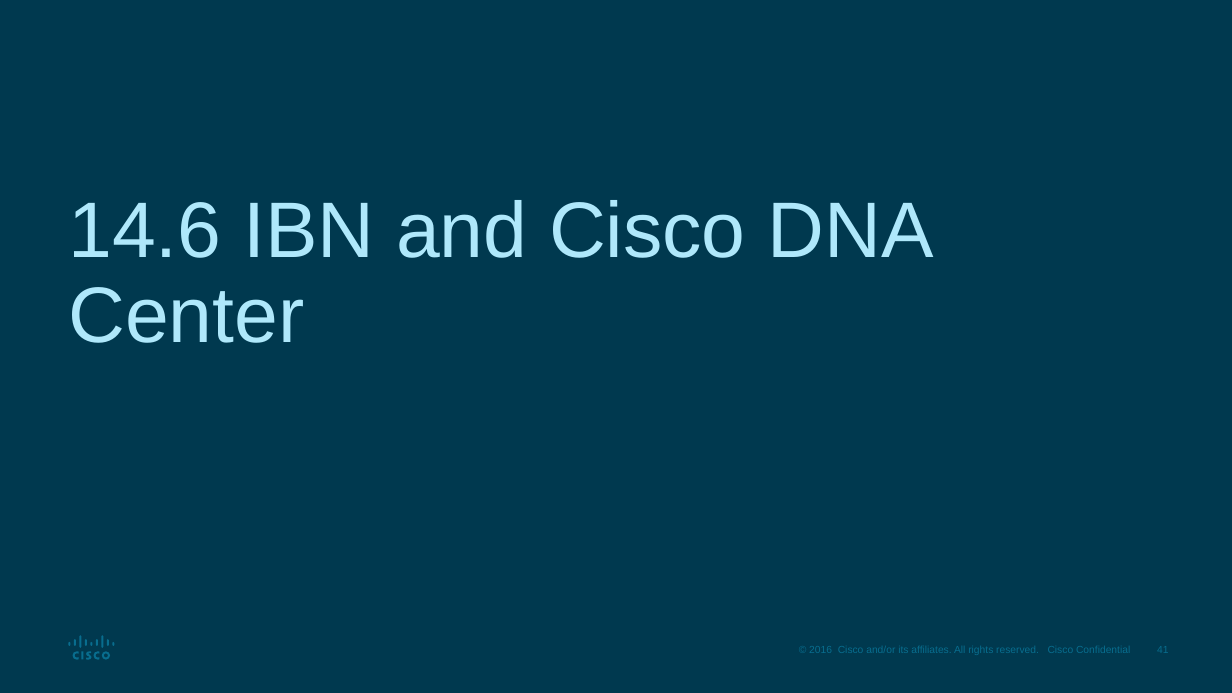
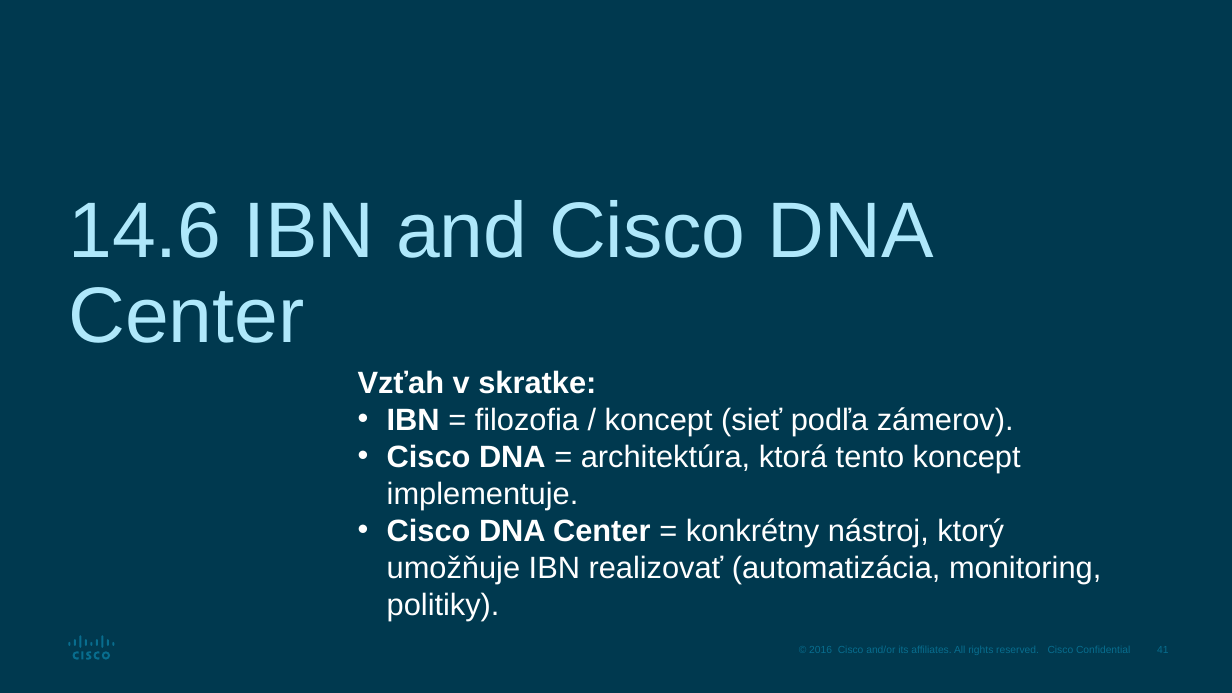
Before and after one commit to jb23lm87/CCNA-V7, a slide deck: slide 41 of ENSA_Module_14.pptx. Drawn at 1232x693 pixels with LibreOffice and Linux fonts; fonts in the diff are those of the drawing. Boxes give left, top, right and bottom in pixels: in the first picture for what was removed or moved away, otherwise in the second. Text is boxed around its words. In the diff, an @@ line names an element or a change of style, - is before the commit and + after.

Commit message:
Update ENSA_Module_14.pptx
explanation of IBN, Cisco DNA and Cisco DNA Center relation

```diff
--- a/ENSA_Module_14.pptx
+++ b/ENSA_Module_14.pptx
@@ text added at (358,370,1101,620), 18 pt, text #FFFFFF @@
+Vzťah v skratke:
+• IBN = filozofia / koncept (sieť podľa zámerov).
+• Cisco DNA = architektúra, ktorá tento koncept implementuje.
+• Cisco DNA Center = konkrétny nástroj, ktorý umožňuje IBN realizovať (automatizácia, monitoring, politiky).
```
Also in this commit, not shown: 2 other slides changed.
